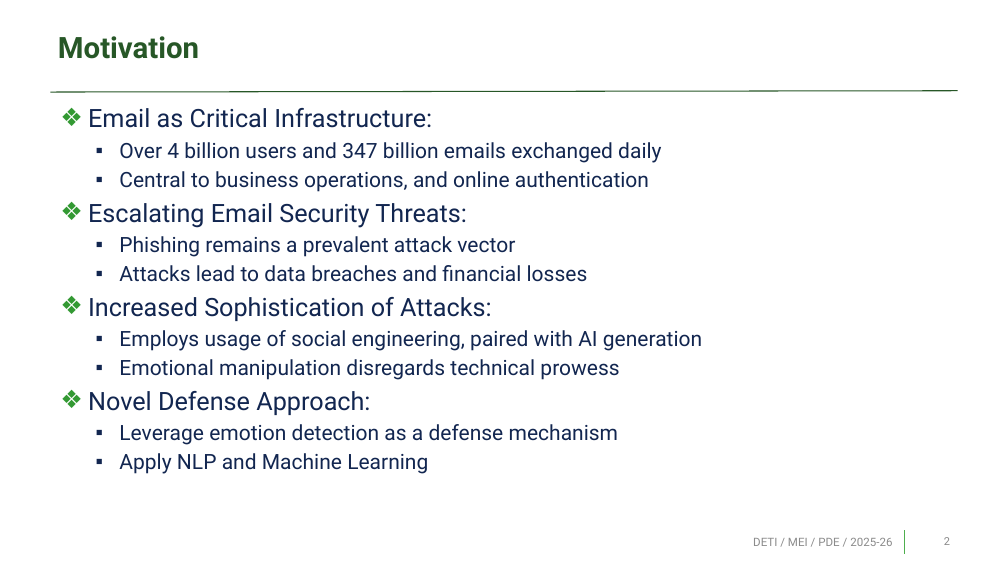
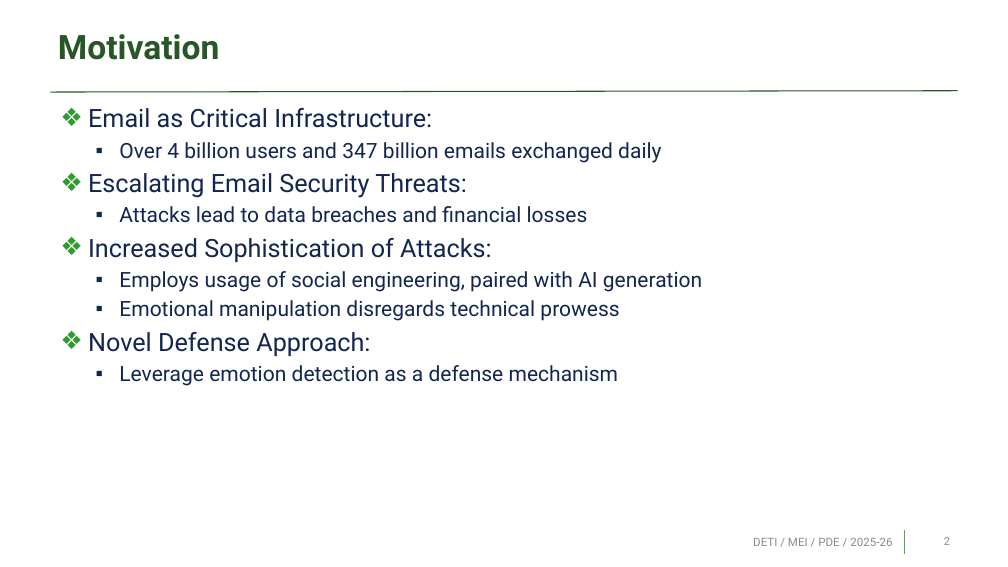
Before and after one commit to Pedrinho-Dev01/tese-phishing, a slide deck: slide 2 of sprints/pre_thesis.pptx. Drawn at 1008x567 pixels with LibreOffice and Linux fonts; fonts in the diff are those of the drawing; background and template pictures are left out. Boxes give left, top, right and bottom in pixels: in the first picture for what was removed or moved away, otherwise in the second. Text is boxed around its words. In the diff, an @@ line names an element or a change of style, - is before the commit and + after.

Commit message:
Phishing Roberta Update

```diff
--- a/sprints/pre_thesis.pptx
+++ b/sprints/pre_thesis.pptx
@@ title "Motivation" at <box>58,34,220,60</box>: size 28 to 32 pt @@
@@ text at <box>119,171,649,192</box>: paragraph removed @@
-  ▪ Central to business operations, and online authentication
@@ text at <box>119,236,515,257</box>: paragraph removed @@
-  ▪ Phishing remains a prevalent attack vector
@@ text at <box>119,453,428,474</box>: paragraph removed @@
-  ▪ Apply NLP and Machine Learning
```
Also in this commit, not shown: 6 other slides changed, 1 slide added, 3 other files.
